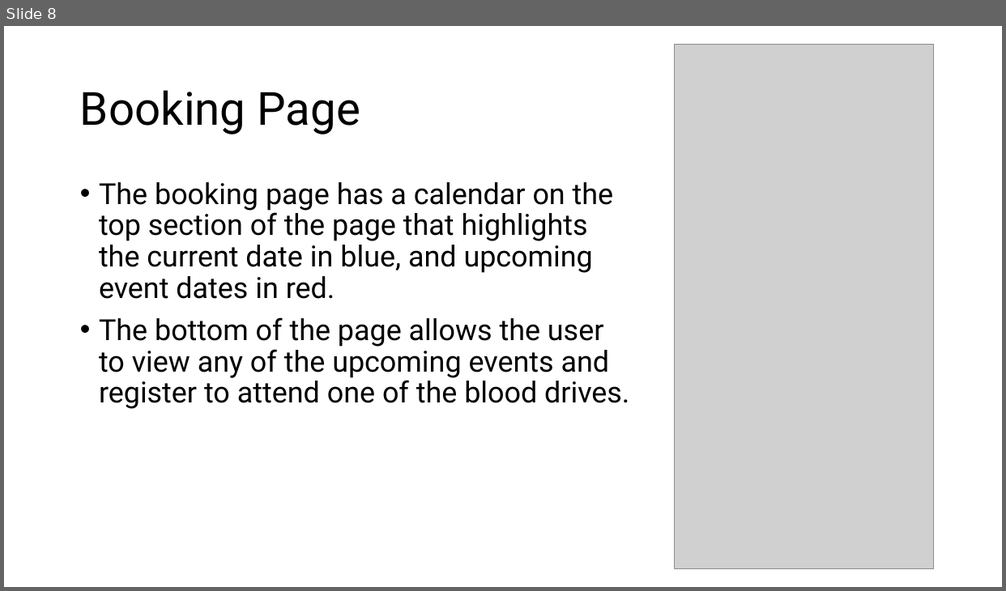
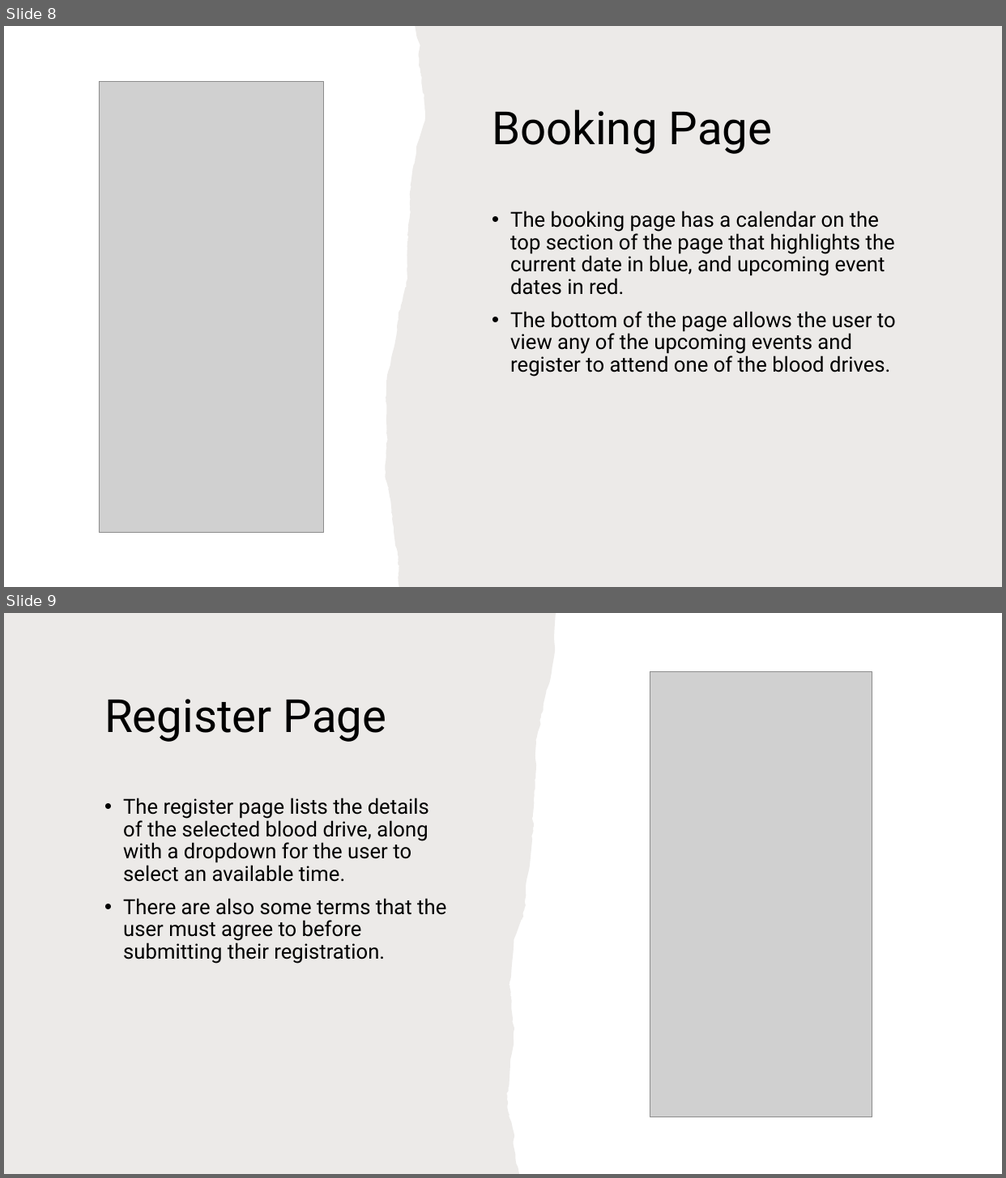
Before and after one commit to gennarofinelli/AppDev2Project, a slide deck: BloodLife Presentation.pptx. Shown one above the other, each under a label of ours: slide 8 before the commit, slides 8 and 9 after it. The pictures are 1006x591 and 1006x1178 pixels, drawn with LibreOffice and Linux fonts; fonts in the diff are those of the drawing; grey boxes stand for pictures. Boxes give left, top, right and bottom in pixels: in the first picture for what was removed or moved away, otherwise in the second. Text is boxed around its words. In the diff, an @@ line names an element or a change of style, - is before the commit and + after.

```diff
--- a/BloodLife Presentation.pptx
+++ b/BloodLife Presentation.pptx
@@ slide 9 added at [4, 613, 1002, 1174], background #FFFFFF @@
@@ freeform shape added at [4, 613, 556, 1174], fill #82766A at 15% opacity @@
@@ picture added at [650, 671, 872, 1118] @@
@@ title added at [104, 699, 387, 742], 44 pt, text #000000 @@
+Register Page
@@ text added at [123, 798, 446, 964], 20 pt, text #000000 @@
+• The register page lists the details of the selected blood drive, along with a dropdown for the user to select an available time.
+• There are also some terms that the user must agree to before submitting their registration.
@@ slide 8 changed as well @@
@@ freeform shape added at [385, 26, 1002, 587], fill #82766A at 15% opacity @@
@@ picture removed at [675, 45, 934, 569] @@
@@ picture added at [99, 81, 324, 533] @@
@@ title "Booking Page": place and size @@
-title "Booking Page" at [80, 90, 361, 135]
+title "Booking Page" at [492, 109, 773, 154]
@@ text "The booking page has a ...": place and size @@
-text "The booking page has a ..." at [99, 182, 629, 409]
+text "The booking page has a ..." at [510, 211, 896, 377]
@@ text "The booking page has a ..." at [510, 211, 896, 377]: size 28 to 20 pt @@
```
Also in this commit, not shown: 11 other slides changed.
